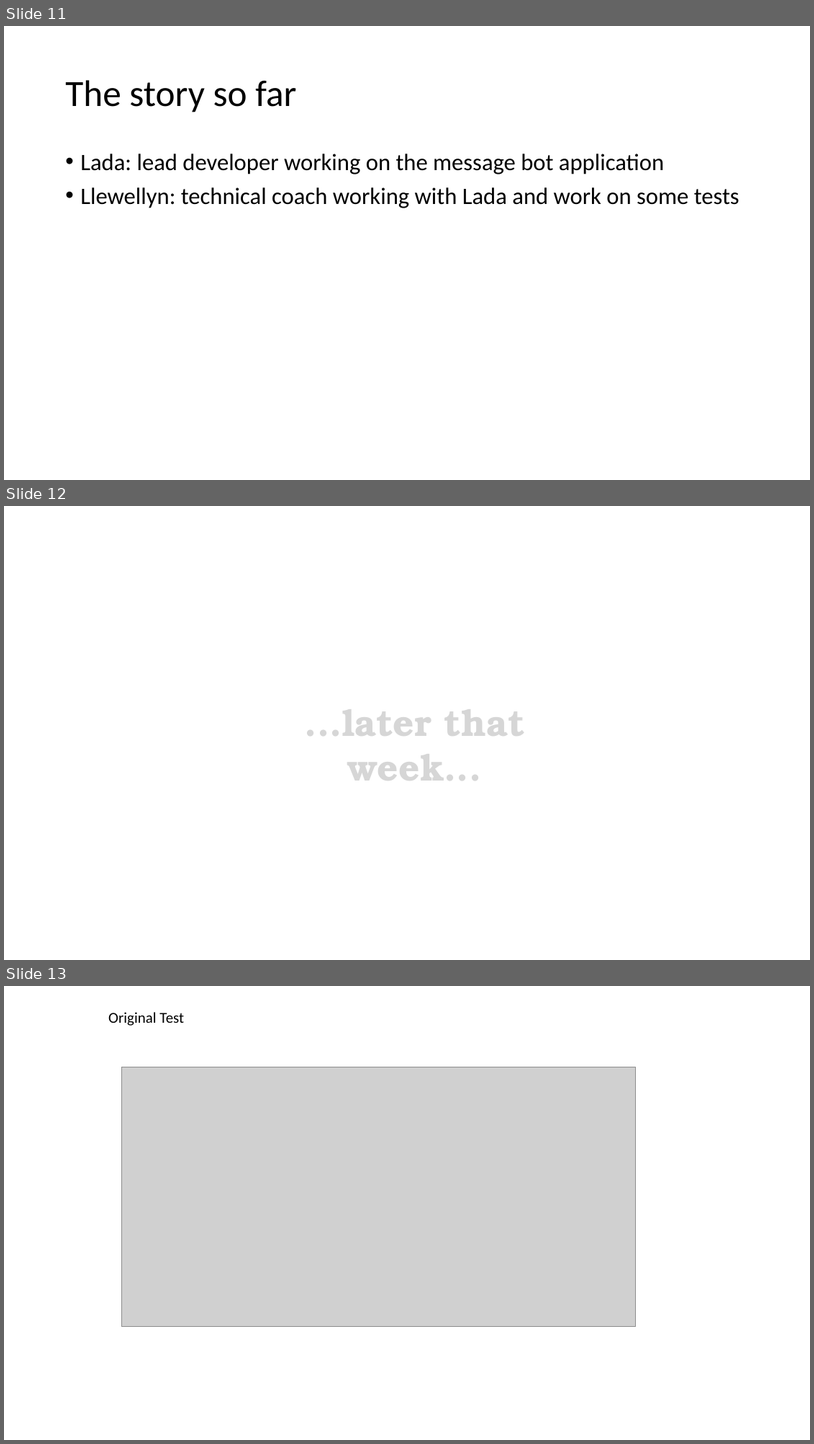
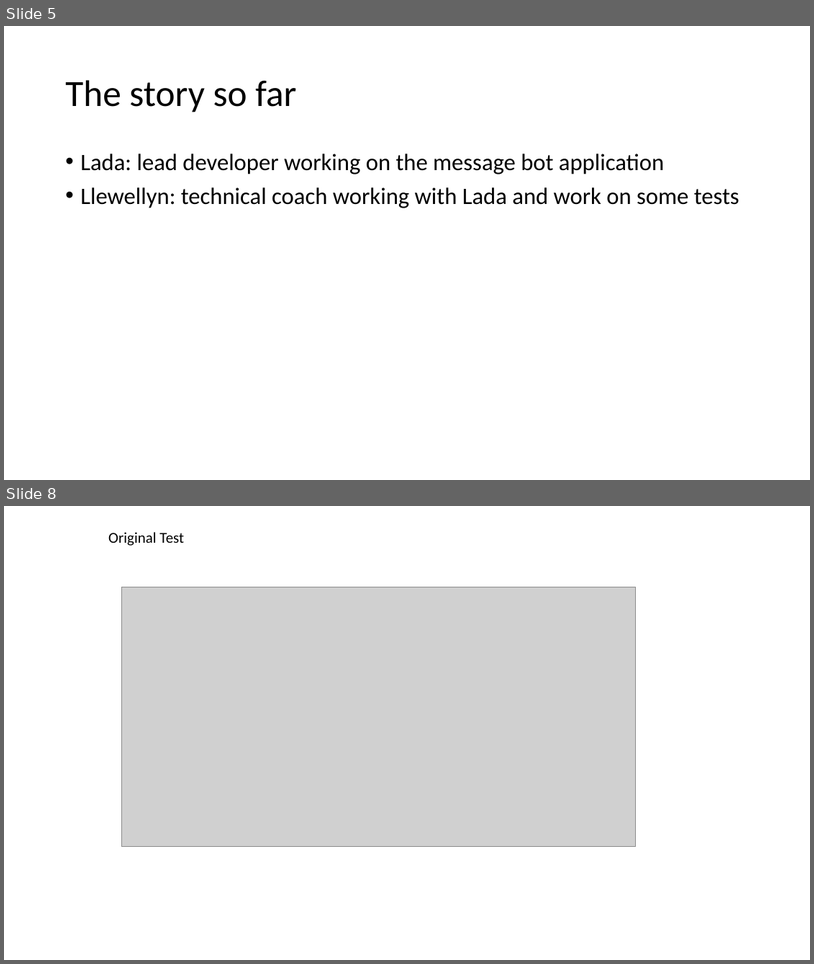
Before and after one commit to LearnWithLlew/TestingBetterWithApprovals.Slides, a slide deck: slides/Testing Better with Approvals.pptx. Shown one above the other, each under a label of ours: slides 11, 12 and 13 before the commit, slides 5 and 8 after it; the slides between them are not shown. The pictures are 814x1444 and 814x964 pixels, drawn with LibreOffice and Linux fonts; fonts in the diff are those of the drawing; grey boxes stand for pictures; background and template pictures are left out. Boxes give left, top, right and bottom in pixels: in the first picture for what was removed or moved away, otherwise in the second. Text is boxed around its words. In the diff, an @@ line names an element or a change of style, - is before the commit and + after.

```diff
--- a/slides/Testing Better with Approvals.pptx
+++ b/slides/Testing Better with Approvals.pptx
@@ slide 12 removed at (x1=4, y1=506, x2=810, y2=960), background picture (left out) @@
@@ text removed at (x1=305, y1=709, x2=525, y2=780) @@
-...later that week...
@@ what was slide 11 is now slide 5 @@
@@ what was slide 13 is now slide 8 @@
```
Also in this commit, not shown: 1 slide changed, 5 slides added, 4 other slides removed.
